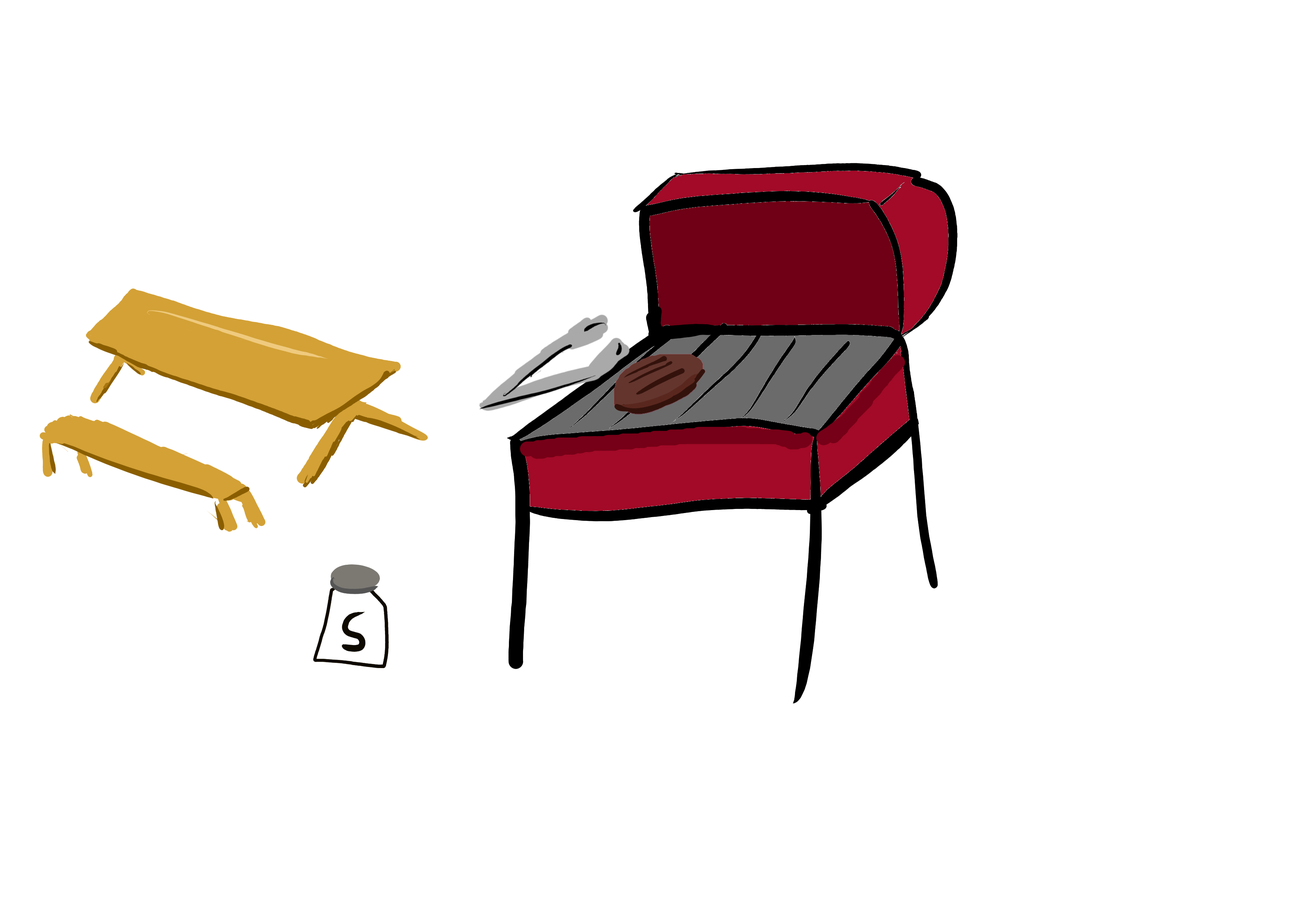
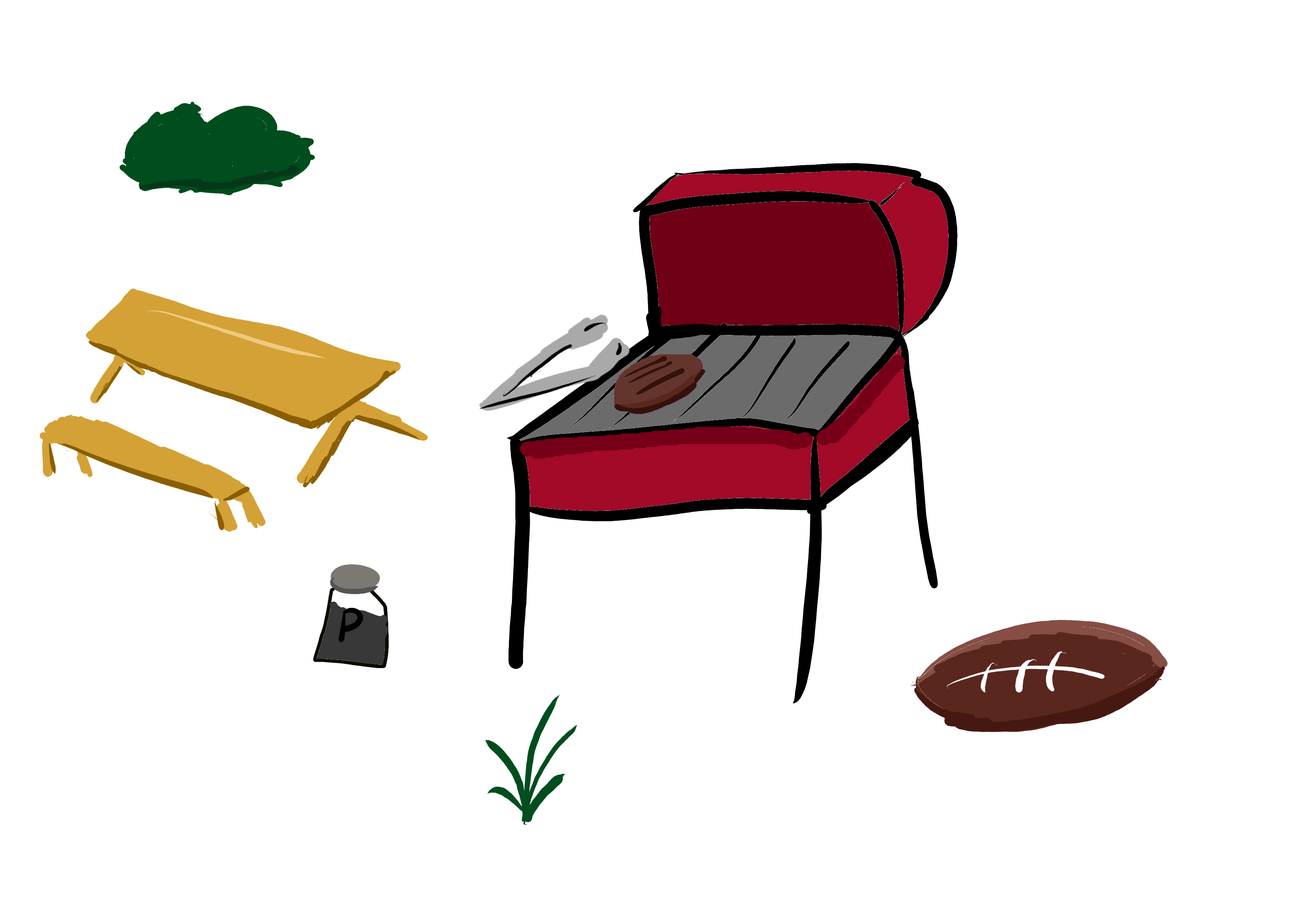
Layers edited between the first and the second 1305x922 image:
painted on "patty" over [left=119, top=101, right=316, bottom=196]
painted on "grill" over [left=119, top=101, right=982, bottom=745]
painted on "Table + bench" over [left=340, top=564, right=365, bottom=567]
showed "pepper" over [left=313, top=564, right=389, bottom=669]
added layer "football" above "bush" over [left=910, top=619, right=1168, bottom=733]
added layer "bush" above "grass" over [left=119, top=101, right=316, bottom=196]
moved "grass" above "salt", painted on it over [left=196, top=104, right=1168, bottom=826]
painted on "Background" over [left=196, top=104, right=1125, bottom=817]
